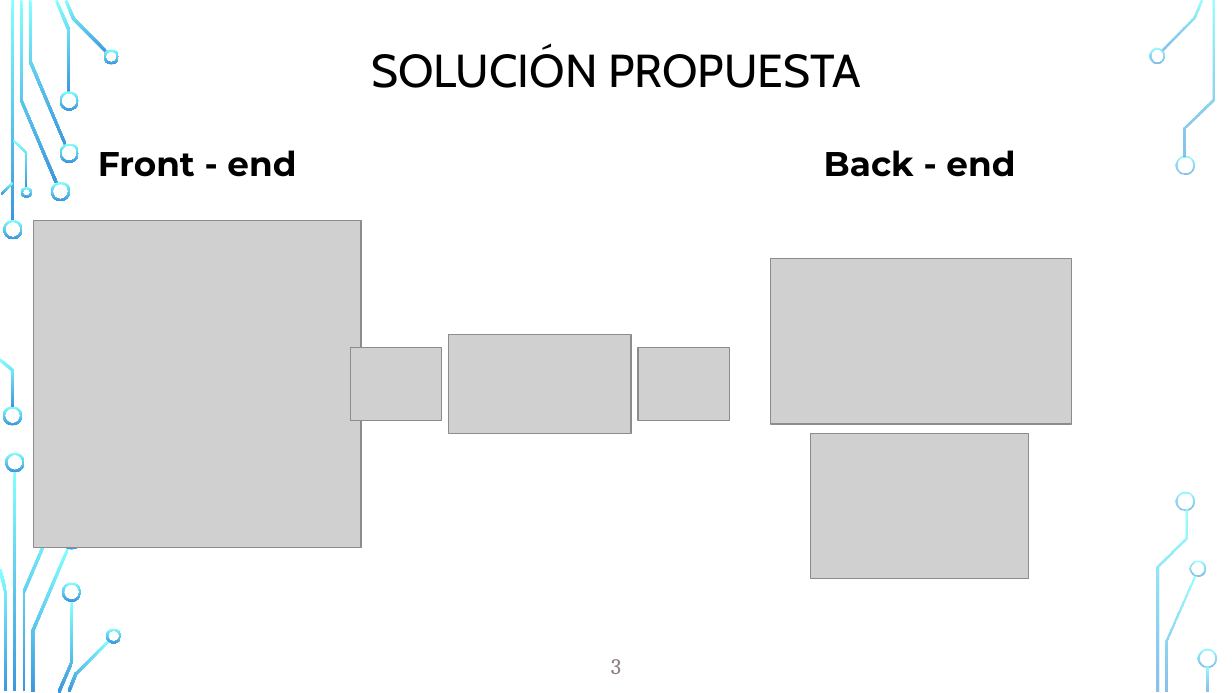
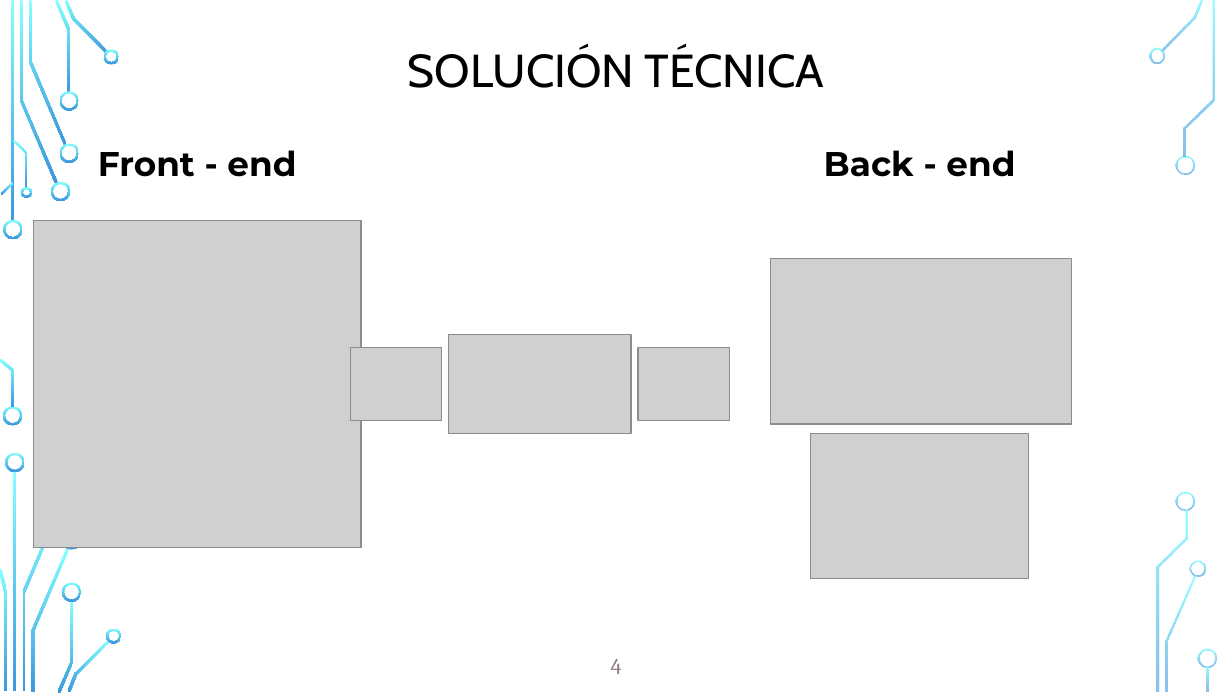
Before and after one commit to karin-romero/WT-Project, a slide deck: slide 4 of group3/Grupo 3 - Proyecto.pptx (slide 3 before the commit). Drawn at 1232x693 pixels with LibreOffice and Linux fonts; fonts in the diff are those of the drawing; grey boxes stand for pictures; background and template pictures are left out. Boxes give left, top, right and bottom in pixels: in the first picture for what was removed or moved away, otherwise in the second. Text is boxed around its words. In the diff, an @@ line names an element or a change of style, - is before the commit and + after.

```diff
--- a/group3/Grupo 3 - Proyecto.pptx
+++ b/group3/Grupo 3 - Proyecto.pptx
@@ title at (408,48,824,88): text changed @@
-SOLUCIÓN PROPUESTA
+SOLUCIÓN TÉCNICA
@@ page number at (611,659,622,674): text changed @@
-3
+4
```
Also in this commit, not shown: 2 other slides changed, 1 slide added.
